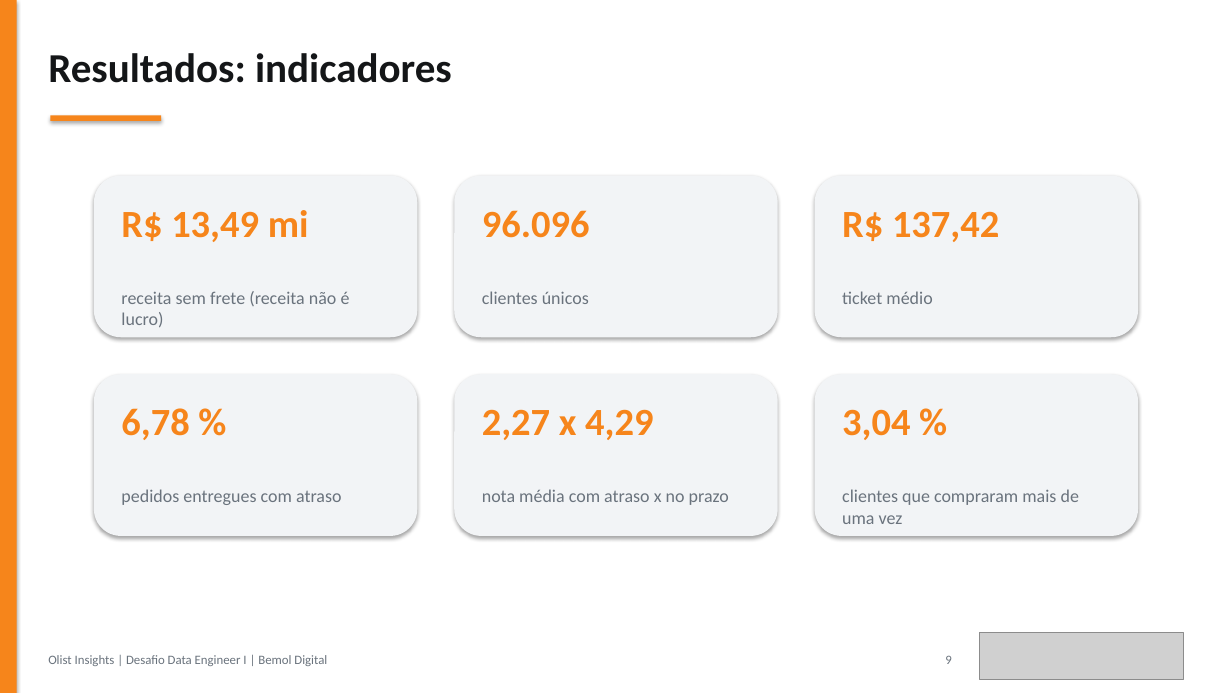
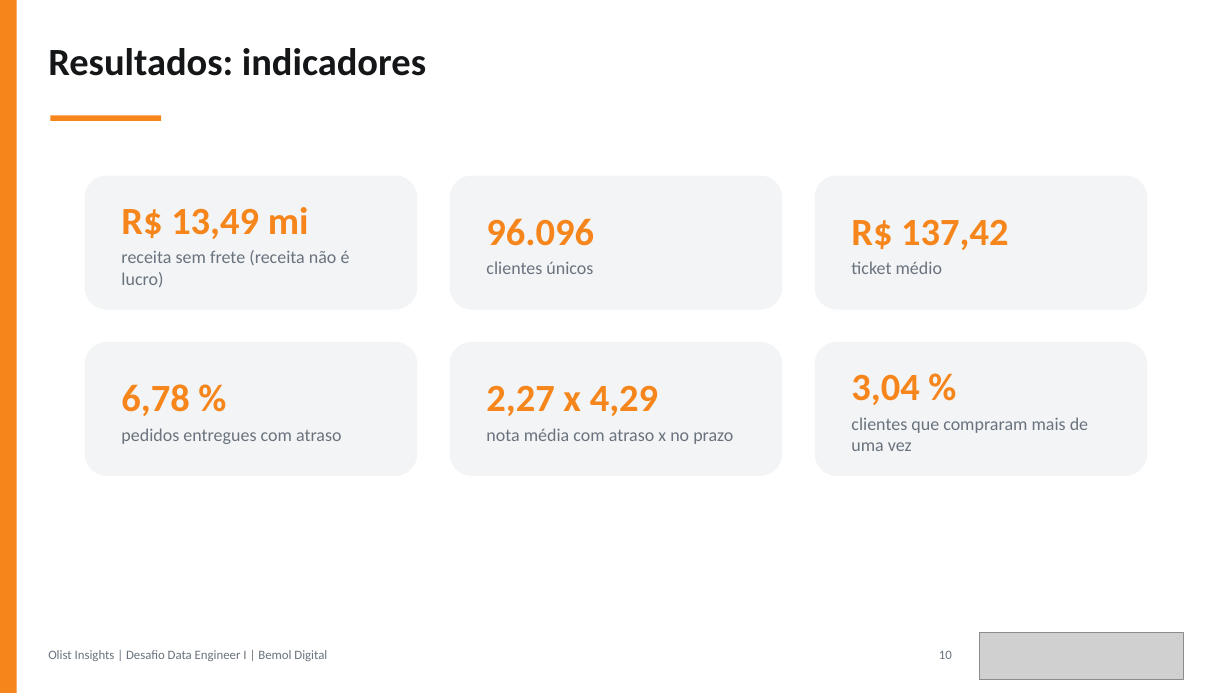
Before and after one commit to JulianaBallin/data-engineer-challenge, a slide deck: slide 10 of docs/apresentacao/apresentacao-olist.pptx (slide 9 before the commit). Drawn at 1232x693 pixels with LibreOffice and Linux fonts; fonts in the diff are those of the drawing; grey boxes stand for pictures. Boxes give left, top, right and bottom in pixels: in the first picture for what was removed or moved away, otherwise in the second. Text is boxed around its words. In the diff, an @@ line names an element or a change of style, - is before the commit and + after.

```diff
--- a/docs/apresentacao/apresentacao-olist.pptx
+++ b/docs/apresentacao/apresentacao-olist.pptx
@@ rectangle removed at (x1=0, y1=0, x2=1232, y2=693) @@
@@ text "Resultados: indicadores" at (x1=48, y1=48, x2=426, y2=76): size 32 to 30 pt @@
@@ rounded rectangle resized from (x1=94, y1=176, x2=418, y2=337) to (x1=85, y1=176, x2=418, y2=310) @@
@@ rounded rectangle resized from (x1=455, y1=176, x2=778, y2=337) to (x1=450, y1=176, x2=783, y2=310) @@
@@ text "96.096" moved from (x1=482, y1=210, x2=590, y2=238) to (x1=486, y1=218, x2=594, y2=274) @@
@@ shadow off in 8 elements at (x1=0, y1=0, x2=17, y2=693), (x1=50, y1=116, x2=161, y2=121), (x1=85, y1=176, x2=418, y2=310), (x1=85, y1=342, x2=418, y2=476), (x1=450, y1=176, x2=783, y2=310), (x1=450, y1=342, x2=783, y2=476), (x1=815, y1=342, x2=1148, y2=476), (x1=815, y1=176, x2=1148, y2=310) @@
@@ rounded rectangle resized from (x1=94, y1=374, x2=418, y2=536) to (x1=815, y1=176, x2=1148, y2=310) @@
@@ text "R$ 137,42" moved from (x1=842, y1=211, x2=999, y2=242) to (x1=851, y1=219, x2=1008, y2=274) @@
@@ text at (x1=121, y1=207, x2=309, y2=239): less space between paragraphs @@
@@ text at (x1=486, y1=218, x2=594, y2=246): less space between paragraphs @@
@@ text at (x1=851, y1=219, x2=1008, y2=250): less space between paragraphs @@
@@ text at (x1=121, y1=250, x2=350, y2=287): paragraph added @@
+receita sem frete (receita não é lucro)
@@ text at (x1=486, y1=261, x2=593, y2=274): paragraph added @@
+clientes únicos
@@ text at (x1=851, y1=261, x2=942, y2=274): paragraph added @@
+ticket médio
@@ text removed at (x1=121, y1=291, x2=350, y2=327) @@
-receita sem frete (receita não é lucro)
@@ text removed at (x1=482, y1=291, x2=589, y2=304) @@
-clientes únicos
@@ text removed at (x1=842, y1=291, x2=932, y2=304) @@
-ticket médio
@@ rounded rectangle resized from (x1=815, y1=176, x2=1139, y2=337) to (x1=85, y1=342, x2=418, y2=476) @@
@@ text "6,78 %" moved from (x1=121, y1=489, x2=342, y2=505) to (x1=121, y1=384, x2=342, y2=444) @@
@@ rounded rectangle resized from (x1=455, y1=374, x2=778, y2=536) to (x1=450, y1=342, x2=783, y2=476) @@
@@ vertical alignment top to middle in 6 elements at (x1=121, y1=207, x2=350, y2=287), (x1=851, y1=219, x2=1008, y2=274), (x1=486, y1=218, x2=594, y2=274), (x1=851, y1=374, x2=1088, y2=451), (x1=121, y1=384, x2=342, y2=444), (x1=486, y1=385, x2=733, y2=444) @@
@@ text "2,27 x 4,29" moved from (x1=482, y1=409, x2=653, y2=440) to (x1=486, y1=385, x2=733, y2=444) @@
@@ rounded rectangle resized from (x1=815, y1=374, x2=1139, y2=536) to (x1=815, y1=342, x2=1148, y2=476) @@
@@ text "3,04 %" moved from (x1=842, y1=489, x2=1079, y2=524) to (x1=851, y1=374, x2=1088, y2=451) @@
@@ text at (x1=121, y1=384, x2=189, y2=416): paragraph added @@
+6,78 %
@@ text at (x1=486, y1=385, x2=658, y2=416): less space between paragraphs @@
@@ text at (x1=851, y1=374, x2=919, y2=405): paragraph added @@
+3,04 %
@@ text removed at (x1=121, y1=408, x2=189, y2=440) @@
-6,78 %
@@ text removed at (x1=842, y1=409, x2=910, y2=440) @@
-3,04 %
@@ text at (x1=851, y1=417, x2=1088, y2=451): less space between paragraphs @@
@@ text at (x1=121, y1=428, x2=342, y2=444): less space between paragraphs @@
@@ text at (x1=486, y1=428, x2=733, y2=444): paragraph added @@
+nota média com atraso x no prazo
@@ text removed at (x1=482, y1=489, x2=729, y2=505) @@
-nota média com atraso x no prazo
@@ text "Olist Insights | Desafio Data ..." moved from (x1=48, y1=655, x2=327, y2=666) to (x1=48, y1=650, x2=327, y2=661) @@
@@ text at (x1=939, y1=650, x2=952, y2=659): text changed @@
-9
+10
```
Also in this commit, not shown: 14 other slides changed, 5 slides added, 2 slides removed, 8 other files.
